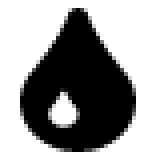
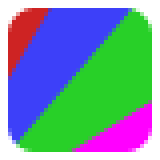
The second 160 x 160 image is a revision of the first. Changes to its layers:
added layer "posterize" above "polaroid" over [8, 8, 152, 152]
